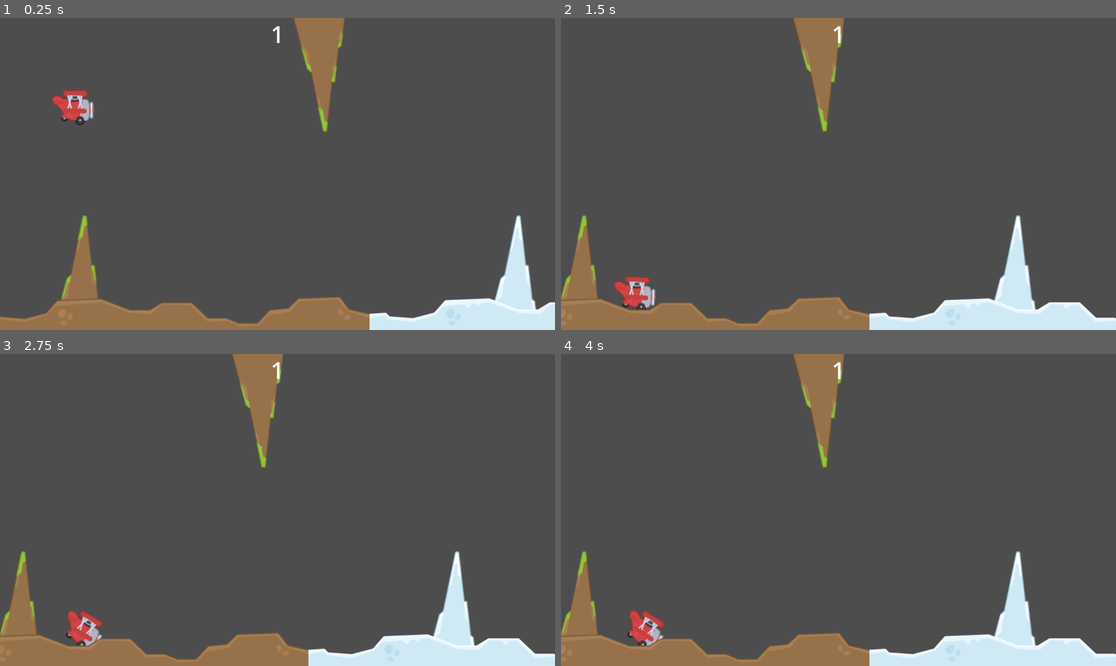
Above: before the commit, frames 1-4 (two rows, left to right).
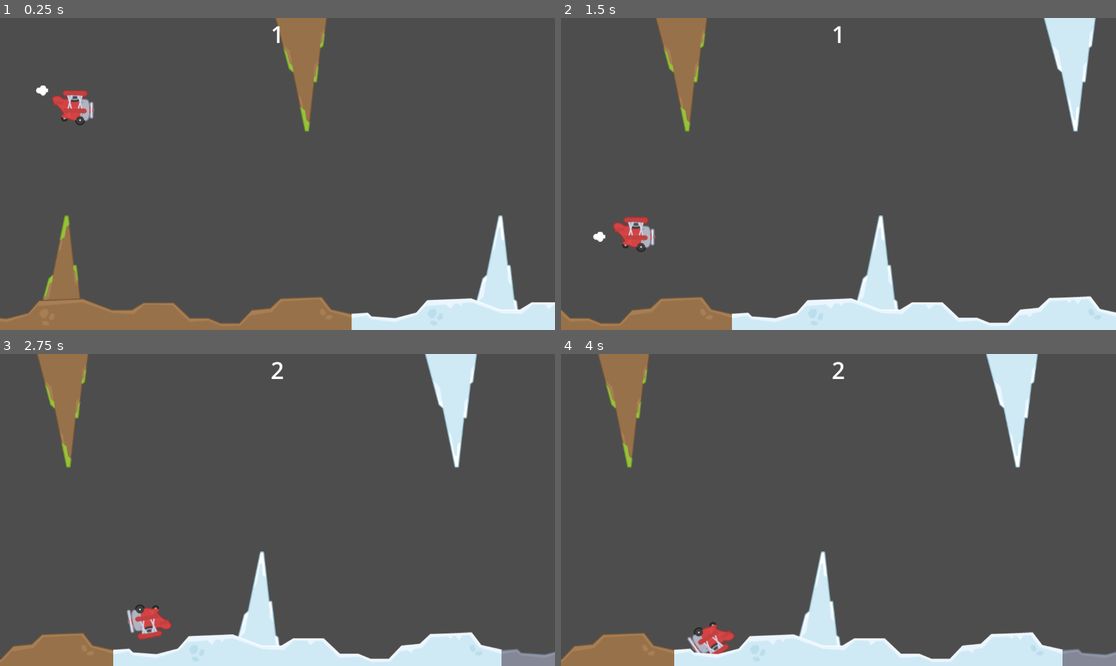
Above: after the commit, the same moments.

Repository: smarthall/20games
Game: Godot game, scene res://level.tscn
Same seed, same stepped clock (60 frames per second), same inputs: the game is played once before the commit and once after it.
Inputs:
- Up to frame 1 (0.25 s): no input
- Up to frame 2 (1.5 s): tap Space (Flap) at 0.77, 1.07 s
- Up to frame 3 (2.75 s): tap Space (Flap) at 1.52, 1.82 s
- Up to frame 4 (4 s): tap Space (Flap) at 3.02, 3.32, 3.77 s

The runs differ from the first frame. In frame 1, 7.2% of the frame differs, in the area x 0-100%, y 0-100%; in frame 2, 15%; in frame 3, 14%; in frame 4, 14%.

Commit message:
Tune the difficulty

Diff:
--- a/flappy/biome_objects.tscn
+++ b/flappy/biome_objects.tscn
@@ -41,7 +41,7 @@
 texture = ExtResource("4_frv8b")
 
 [node name="CollisionPolygon2D" type="CollisionPolygon2D" parent="Down/Obstacle"]
-polygon = PackedVector2Array(-53, -118, 12, 119, 53, -118)
+polygon = PackedVector2Array(-53, -118, 12, 119, 53, -118, 52, -223, -61, -221)
 
 [node name="Score" type="Area2D" parent="Down"]
 position = Vector2(12, 250)
--- a/flappy/level.gd
+++ b/flappy/level.gd
@@ -2,7 +2,7 @@
 
 @export var biome_scene: PackedScene = preload("res://biome_objects.tscn")
 
-const speed := 150
+const speed := 300
 const BIOMES := [
 	preload("res://Resources/Biomes/dirt.tres"),
 	preload("res://Resources/Biomes/ice.tres"),
@@ -21,8 +21,7 @@
 func _ready() -> void:
 	randomize()
 
-	var add_at_x := 0.0
-
+	# Create three biomes to make sure the screen is covered at all times
 	for i in range(3):
 		var instance = biome_scene.instantiate()
 
@@ -34,8 +33,7 @@
 
 		instance.player_scored.connect(increment_score)
 
-		instance.position.x = add_at_x
-		add_at_x += instance.width
+	start_game()
 
 func _input(event):
 	if event.is_action_pressed("Flap") and not gameover:
@@ -75,10 +73,21 @@
 func _on_player_hit_obstacle() -> void:
 	end_game()
 
+func start_game() -> void:
+	var add_at_x := 0.0
+
+	for i in range(3):
+		var instance :Node2D = biome_instances[i]
+		instance.position.x = add_at_x
+		add_at_x += instance.width
+
+	player.start()
+
 func increment_score() -> void:
 	score += 1
 
 	score_label.text = str(score)
 
-func end_game():
+func end_game() -> void:
 	gameover = true
+	player.stop()
--- a/flappy/player.gd
+++ b/flappy/player.gd
@@ -3,12 +3,20 @@
 
 signal hit_obstacle
 
-const flap_strength = 500
+@onready var animated_sprite: AnimatedSprite2D = $AnimatedSprite2D
+@onready var exhaust: CPUParticles2D = $Exhaust
+
+const flap_strength = 700
 const obstacle_layer = 1
 const score_layer = 2
 
-func _ready() -> void:
-	$AnimatedSprite2D.play("default")
+func start() -> void:
+	animated_sprite.play("default")
+	exhaust.emitting = true
+
+func stop() -> void:
+	animated_sprite.stop()
+	exhaust.emitting = false
 
 func flap() -> void:
 	apply_impulse(Vector2.UP * flap_strength, Vector2.ZERO)
--- a/flappy/player.tscn
+++ b/flappy/player.tscn
@@ -1,6 +1,7 @@
-[gd_scene load_steps=4 format=3 uid="uid://4ytsvi0hh5ls"]
+[gd_scene load_steps=5 format=3 uid="uid://4ytsvi0hh5ls"]
 
 [ext_resource type="Script" uid="uid://bk67q8g45q4ms" path="res://player.gd" id="1_onrkg"]
+[ext_resource type="Texture2D" uid="uid://c1oqf7qlnmttx" path="res://Resources/Plane/puffSmall.png" id="2_hqtel"]
 [ext_resource type="SpriteFrames" uid="uid://dnauikrqvayu8" path="res://Resources/Plane/red_plane_fly.tres" id="2_i3pqv"]
 
 [sub_resource type="CircleShape2D" id="CircleShape2D_5xgho"]
@@ -14,6 +15,17 @@
 script = ExtResource("1_onrkg")
 metadata/_custom_type_script = "uid://bk67q8g45q4ms"
 
+[node name="Exhaust" type="CPUParticles2D" parent="."]
+position = Vector2(-25, 0)
+amount = 1
+texture = ExtResource("2_hqtel")
+lifetime = 0.25
+direction = Vector2(-5, 0)
+spread = 25.0
+gravity = Vector2(0, 0)
+initial_velocity_min = 150.0
+initial_velocity_max = 250.0
+
 [node name="AnimatedSprite2D" type="AnimatedSprite2D" parent="."]
 sprite_frames = ExtResource("2_i3pqv")
 
--- a/flappy/project.godot
+++ b/flappy/project.godot
@@ -14,6 +14,10 @@
 run/main_scene="uid://cuj1umrqtbcuy"
 config/features=PackedStringArray("4.4", "GL Compatibility")
 config/icon="res://icon.svg"
+
+[display]
+
+window/size/resizable=false
 
 [input]
 
Binary file added: flappy/Resources/Plane/puffSmall.png
Not shown, added: flappy/Resources/Plane/puffSmall.png.import
Binary file added: flappy/Resources/Plane/rockSnow.png
Not shown, added: flappy/Resources/Plane/rockSnow.png.import
